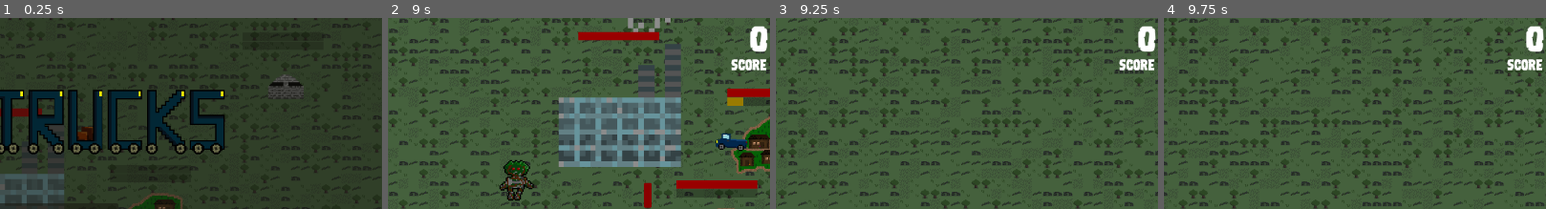
Above: before the commit, frames 1-4 (left to right).
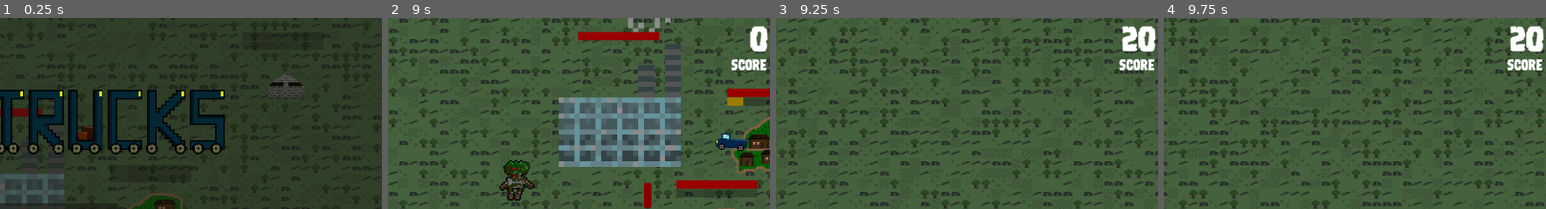
Above: after the commit, the same moments.

Repository: lewis785/ludum-dare-53
Game: Godot game, scene res://scenes/main.tscn
Two runs of this game, one before a commit and one after it. Both use one fixed random seed, a clock stepped at 60 frames per second and the inputs below.
Inputs (mouse positions are % of the whole screen's width and height, from its top left):
- Up to frame 1 (0.25 s): no input
- Up to frame 2 (9 s): click "start" at 0.5 s; click "skip" at 1.25 s; click "slow" at 2 s; click "skip" at 2.75 s; click "slow" at 3.5 s; click "skip" at 4.25 s; click "slow" at 5 s; click "pause" at 5.75 s; click "paused" at 6.5 s; move the mouse to (70, 53) at 7.27 s; press the mouse at (70, 53) at 7.28 s; move the mouse to (54, 85) at 8.02 s; release the mouse at (54, 85) at 8.03 s; tap S (camera_down) at 8.1 s; click (54, 85) at 8.17 s; move the mouse to (63, 57) at 8.77 s; hold A (camera_left) from 8.78 s (still down); click (63, 57) at 8.92 s
- Up to frame 3 (9.25 s): keep holding A (camera_left)
- Up to frame 4 (9.75 s): move the mouse to (31, 22) at 9.52 s; release A (camera_left) at 9.53 s; tap D (camera_right) at 9.6 s; click (31, 22) at 9.67 s
The pictures show only the part of the screen within x 50-100%, y 0-50%; the shares and areas given below are measured in that part.

Frames 1-2 are identical in both runs. In frame 3, 0.4% of the frame differs, in the area x 90-95%, y 4-18%; in frame 4, 0.4%.

Commit message:
CHANGE lower score time to once a second

Diff:
--- a/scenes/structure/structure.tscn
+++ b/scenes/structure/structure.tscn
@@ -197,7 +197,6 @@
 texture = ExtResource("11_flws3")
 
 [node name="ScoreTimer" type="Timer" parent="."]
-wait_time = 5.0
 
 [node name="AudioStreamPlayer2D" type="AudioStreamPlayer2D" parent="."]
 stream = ExtResource("10_27gmi")
